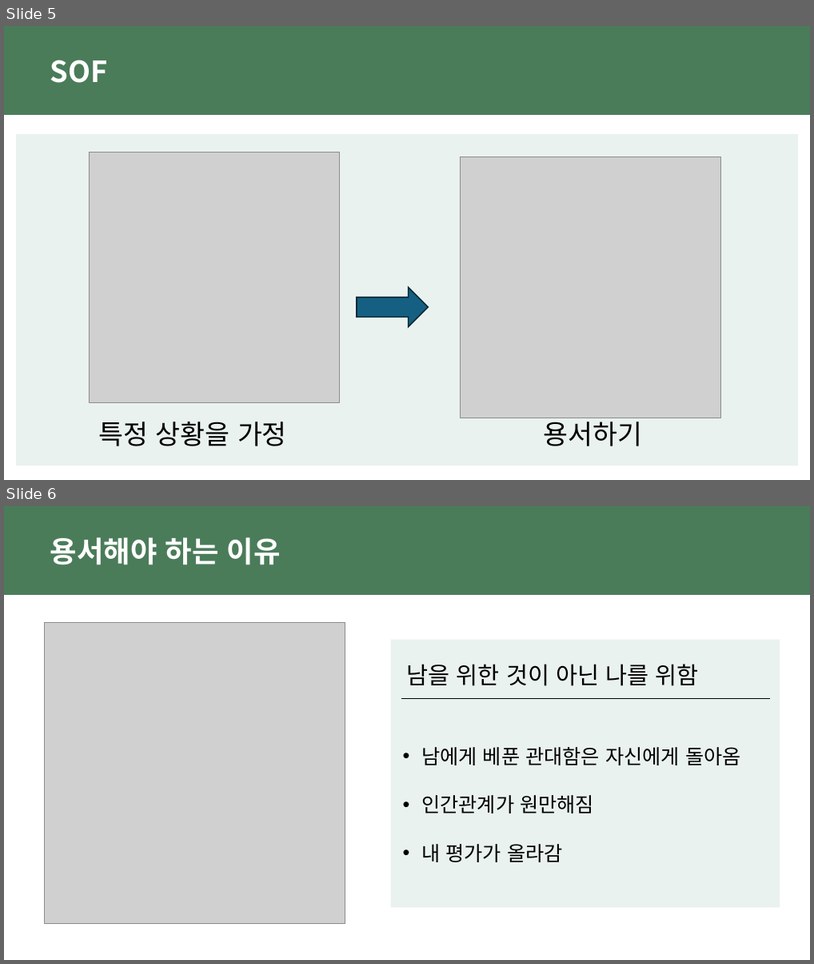
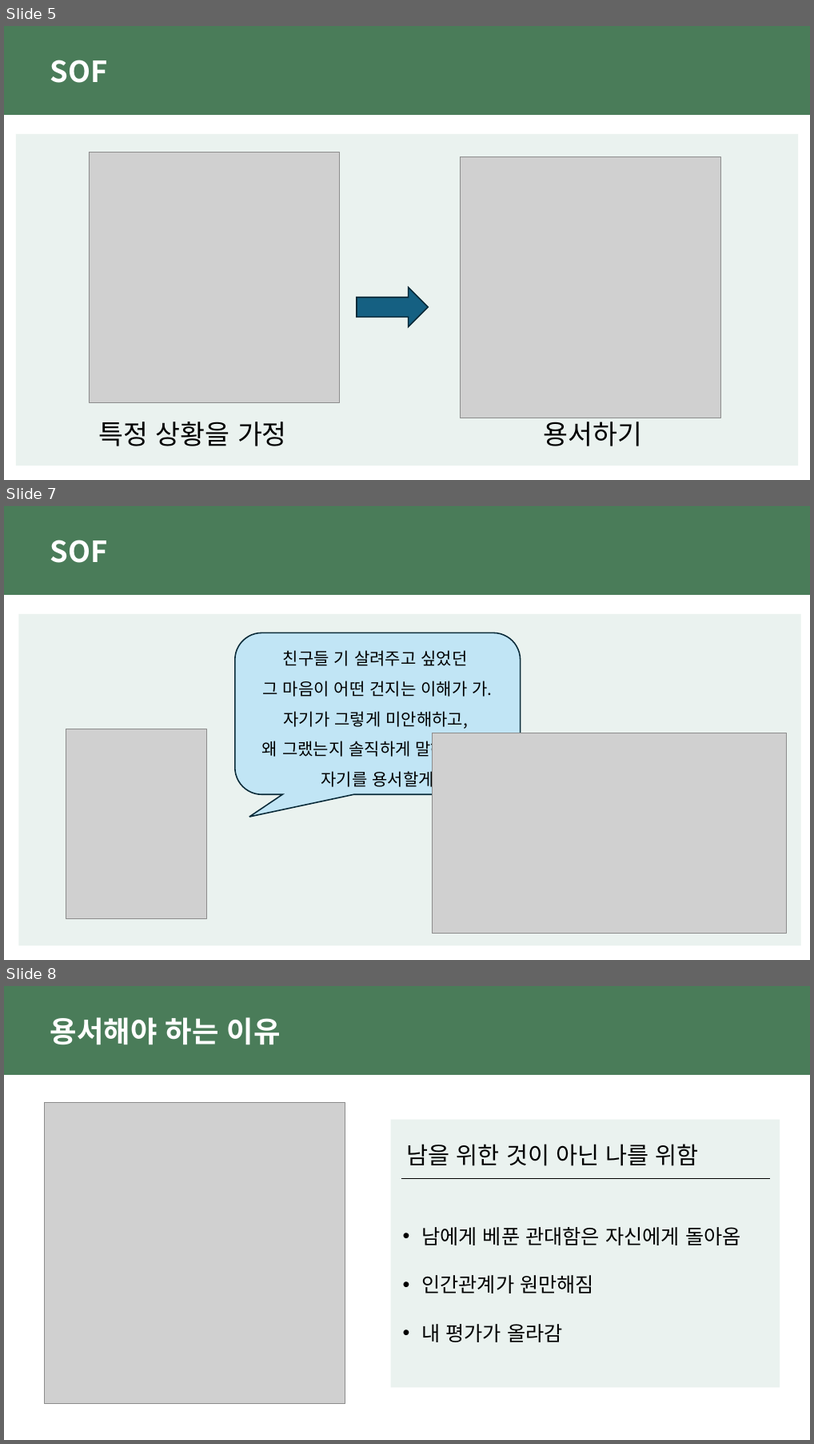
Before and after one commit to baekinwon-0102/University_study_backup, a slide deck: 성격강점 기말 발표.pptx. Shown one above the other, each under a label of ours: slides 5 and 6 before the commit, slides 5, 7 and 8 after it; the slides between them are not shown. The pictures are 814x964 and 814x1444 pixels, drawn with LibreOffice and Linux fonts; fonts in the diff are those of the drawing; grey boxes stand for pictures. Boxes give left, top, right and bottom in pixels: in the first picture for what was removed or moved away, otherwise in the second. Text is boxed around its words. In the diff, an @@ line names an element or a change of style, - is before the commit and + after.

```diff
--- a/성격강점 기말 발표.pptx
+++ b/성격강점 기말 발표.pptx
@@ slide 7 added at <box>4,506,810,960</box>, background #FFFFFF @@
@@ rectangle added at <box>4,506,810,595</box>, fill #4A7C59 @@
@@ text added at <box>50,540,108,563</box>, 34.7 pt, text #FFFFFF, bold @@
+SOF
@@ rectangle added at <box>18,614,802,945</box>, fill #EAF2EF @@
@@ rounded speech box added at <box>235,633,521,795</box>, fill #C1E5F5, outline #092A39 1.5 pt, 20 pt, text #000000 @@
+친구들 기 살려주고 싶었던
+그 마음이 어떤 건지는 이해가 가. 자기가 그렇게 미안해하고,
+왜 그랬는지 솔직하게 말해주니까 자기를 용서할게
@@ picture added at <box>66,728,206,919</box> @@
@@ picture added at <box>432,733,787,933</box> @@
@@ what was slide 6 is now slide 8 @@
```
Also in this commit, not shown: 1 other slide added.
